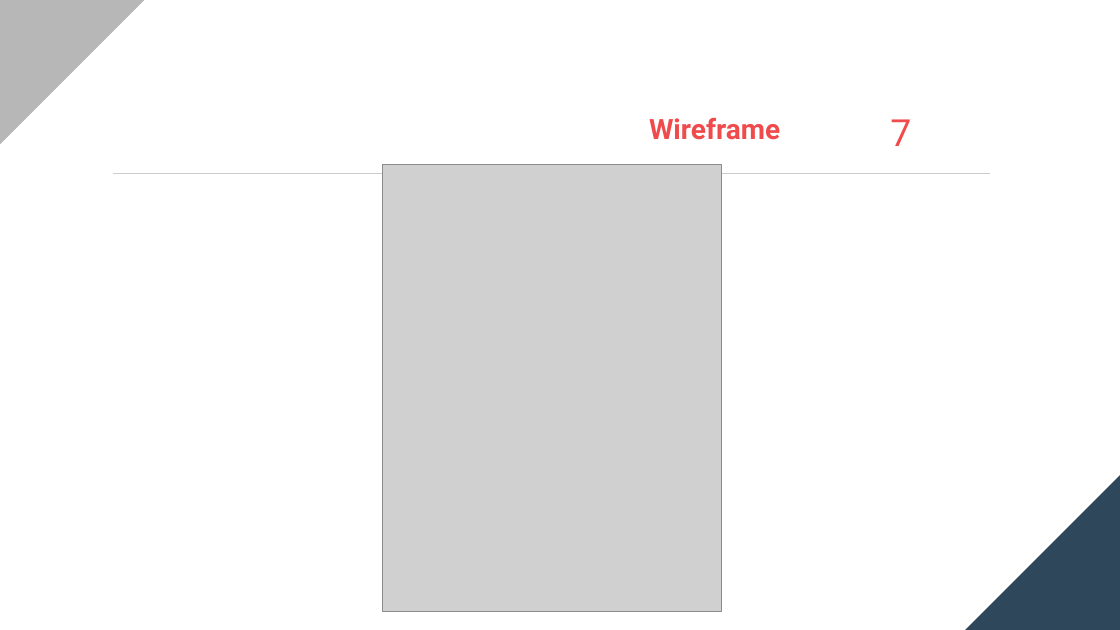
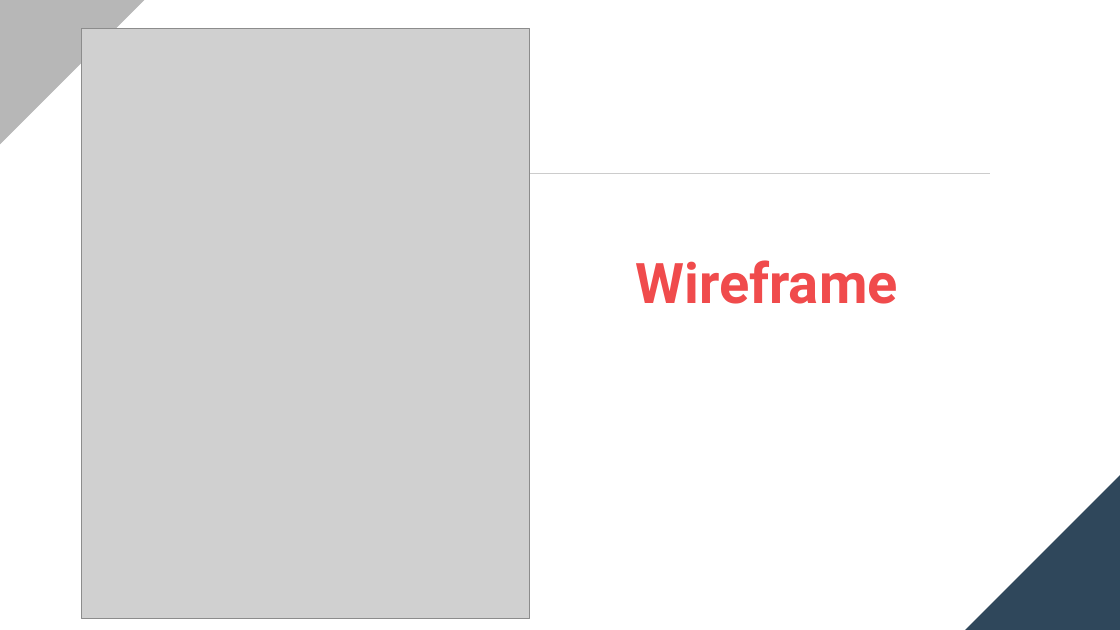
Before and after one commit to Tanvi-412/Prep_Your_Meal, a slide deck: slide 3 of documentation/ArchitectureDesign.pptx (slide 9 before the commit). Drawn at 1120x630 pixels with LibreOffice and Linux fonts; fonts in the diff are those of the drawing; grey boxes stand for pictures. Boxes give left, top, right and bottom in pixels: in the first picture for what was removed or moved away, otherwise in the second. Text is boxed around its words. In the diff, an @@ line names an element or a change of style, - is before the commit and + after.

```diff
--- a/documentation/ArchitectureDesign.pptx
+++ b/documentation/ArchitectureDesign.pptx
@@ picture: place and size @@
-picture at (382, 165, 721, 612)
+picture at (82, 28, 530, 618)
@@ text removed at (890, 119, 911, 146) @@
-7
@@ text "Wireframe": place and size @@
-text "Wireframe" at (649, 117, 780, 140)
+text "Wireframe" at (635, 260, 897, 304)
@@ text "Wireframe" at (635, 260, 897, 304): size 18 to 36 pt @@
```
Also in this commit, not shown: 5 other slides changed, 1 other file.
